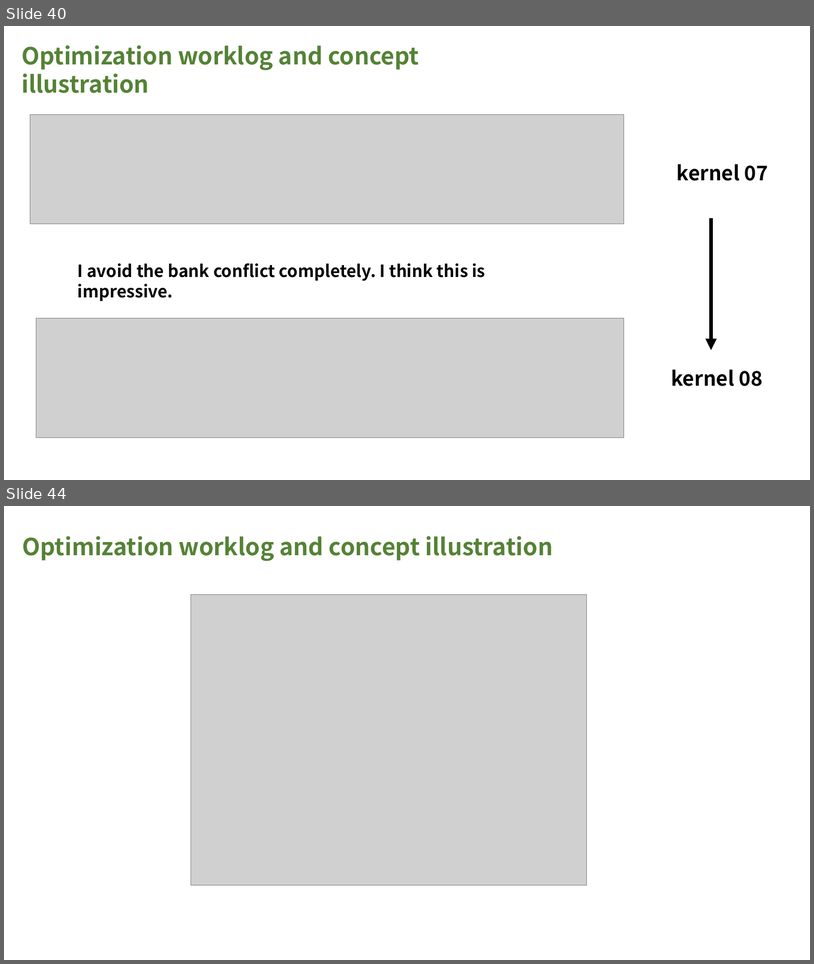
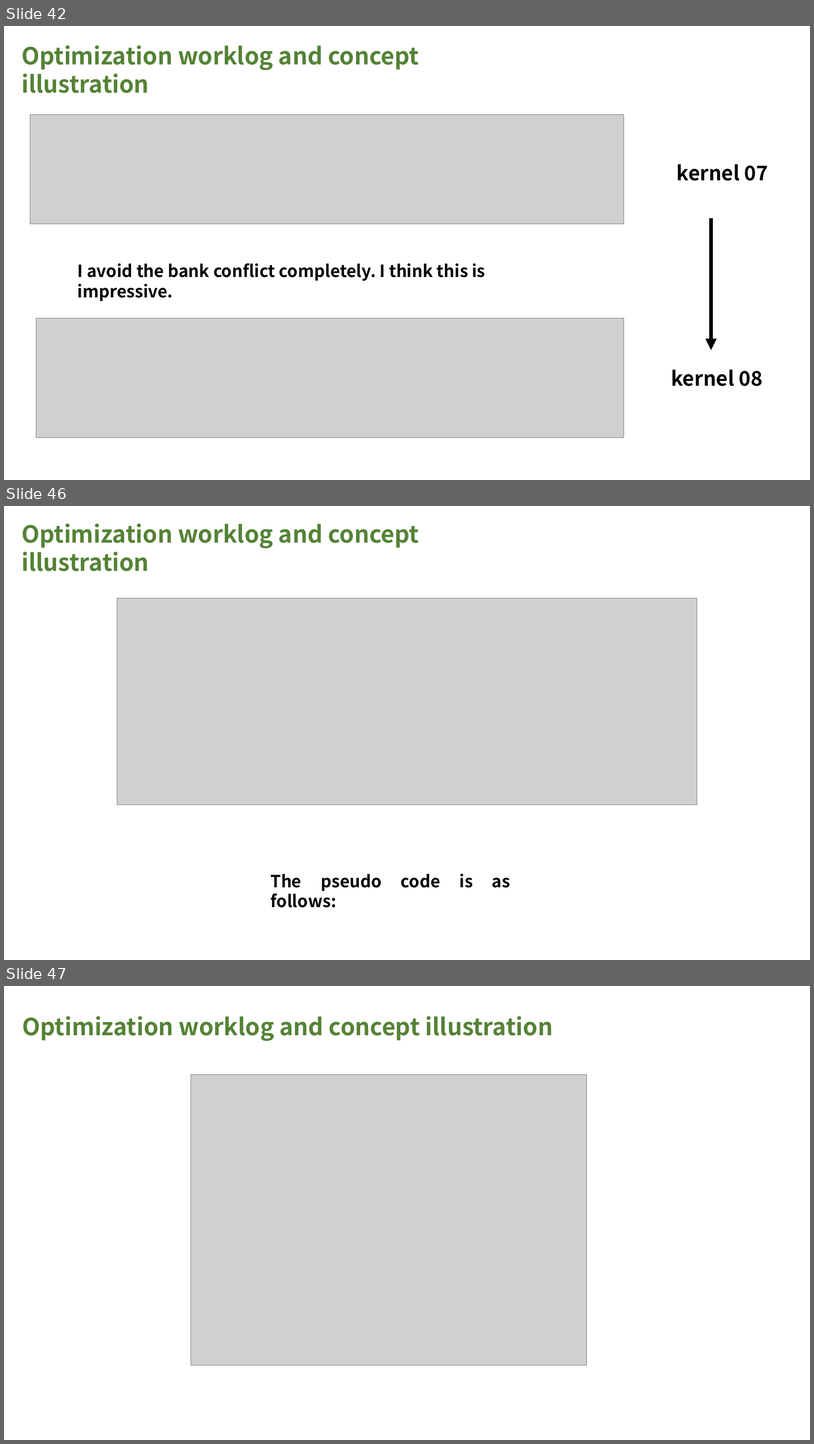
Before and after one commit to InhabitancyCocoon/feather_gemm, a slide deck: docs/presentation.pptx. Shown one above the other, each under a label of ours: slides 40 and 44 before the commit, slides 42, 46 and 47 after it; the slides between them are not shown. The pictures are 814x964 and 814x1444 pixels, drawn with LibreOffice and Linux fonts; fonts in the diff are those of the drawing; grey boxes stand for pictures. Boxes give left, top, right and bottom in pixels: in the first picture for what was removed or moved away, otherwise in the second. Text is boxed around its words. In the diff, an @@ line names an element or a change of style, - is before the commit and + after.

```diff
--- a/docs/presentation.pptx
+++ b/docs/presentation.pptx
@@ slide 46 added at <box>4,506,810,960</box>, background #FFFFFF @@
@@ text added at <box>21,523,419,571</box>, 28 pt, text #548235, bold @@
+Optimization worklog and concept illustration
@@ picture added at <box>117,598,697,805</box> @@
@@ text added at <box>271,873,510,891</box>, 20 pt, text #000000, bold @@
+The pseudo code is as follows:
@@ what was slide 40 is now slide 42 @@
@@ what was slide 44 is now slide 47 @@
```
Also in this commit, not shown: 18 slides changed, 2 other slides added, 2 other files.
